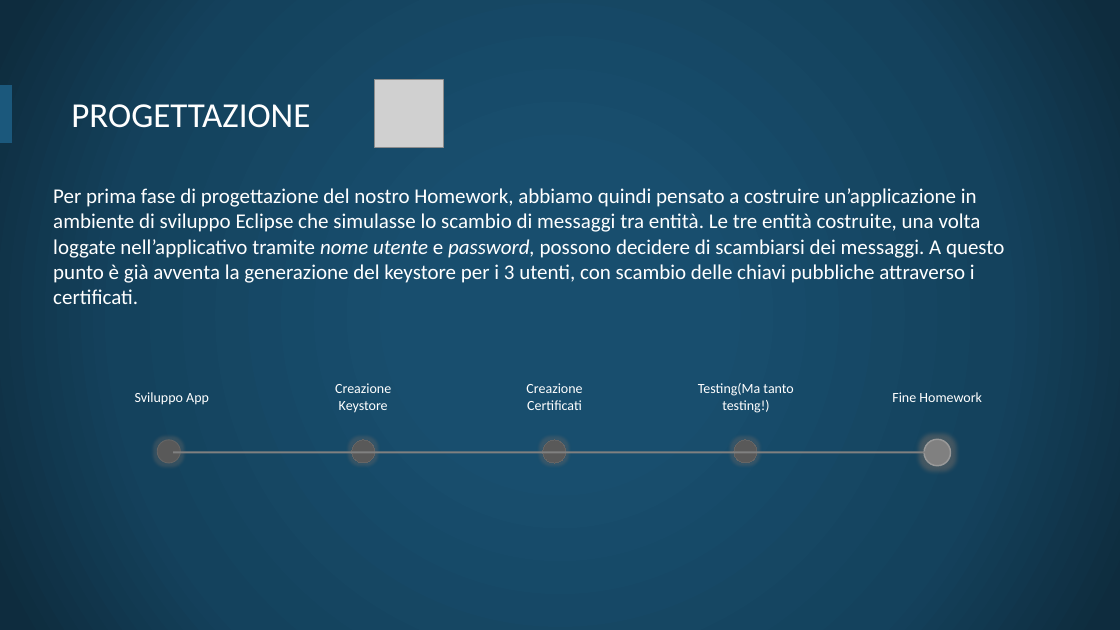
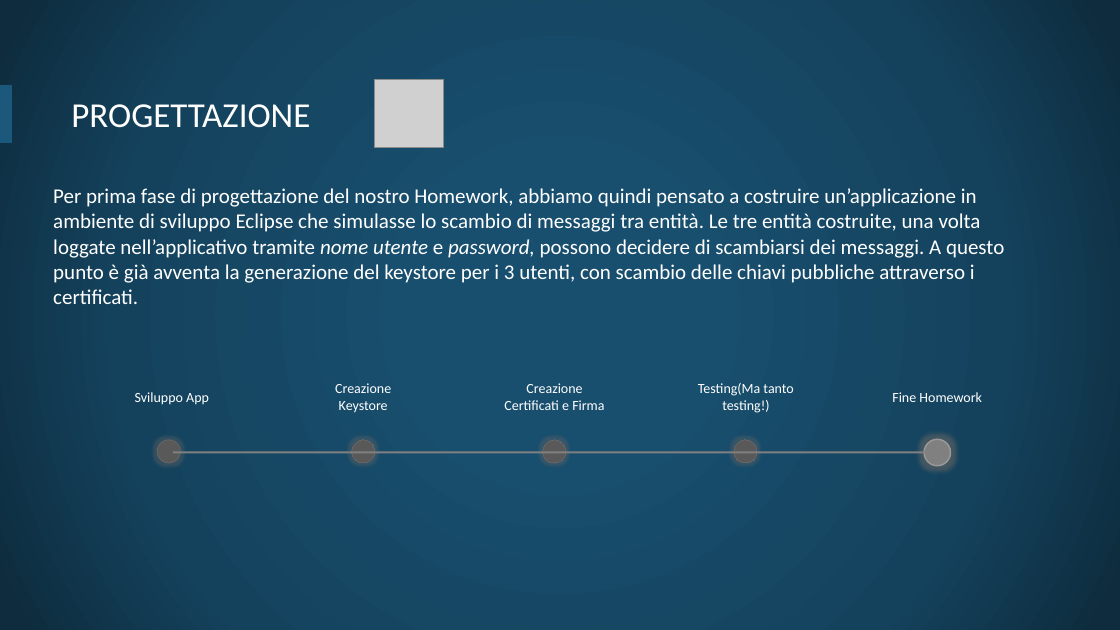
Before and after one commit to matemmequadro/homework_ssd_1, a slide deck: slide 3 of Primo Homework.pptx. Drawn at 1120x630 pixels with LibreOffice and Linux fonts; fonts in the diff are those of the drawing; grey boxes stand for pictures; background and template pictures are left out. Boxes give left, top, right and bottom in pixels: in the first picture for what was removed or moved away, otherwise in the second. Text is boxed around its words. In the diff, an @@ line names an element or a change of style, - is before the commit and + after.

```diff
--- a/Primo Homework.pptx
+++ b/Primo Homework.pptx
@@ text at box(504, 383, 604, 410): text changed @@
-Creazione Certificati
+Creazione Certificati e Firma
```
Also in this commit, not shown: 1 other slide changed.
